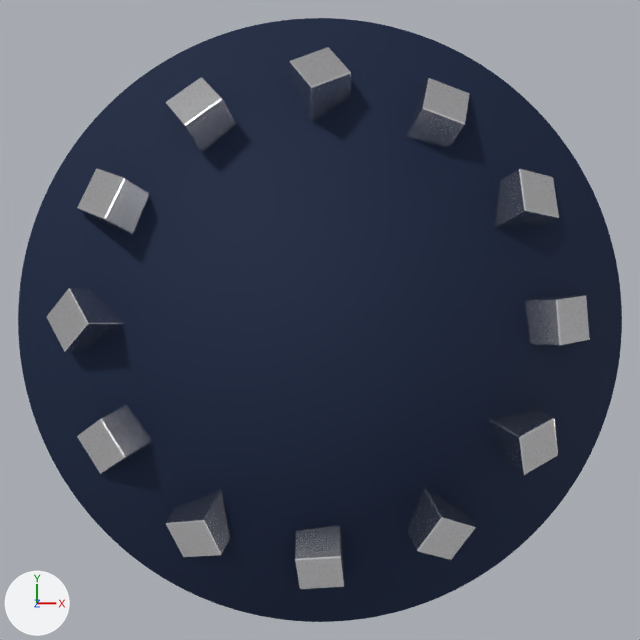
An edit to the Blender file watch-indices/watch_indices.blend, drawn before and after from the same camera.
Before and after are seen from the file's camera 'Camera'. Every picture has the same lights, and +X, +Y and +Z are marked at lower left. The picture after the commit comes second.

The first picture shows 'Dial', 'Index_01', 'Index_02', 'Index_03', 'Index_04', 'Index_05', 'Index_06', 'Index_07', 'Index_08', 'Index_09', 'Index_10', 'Index_11', 'Index_12'.
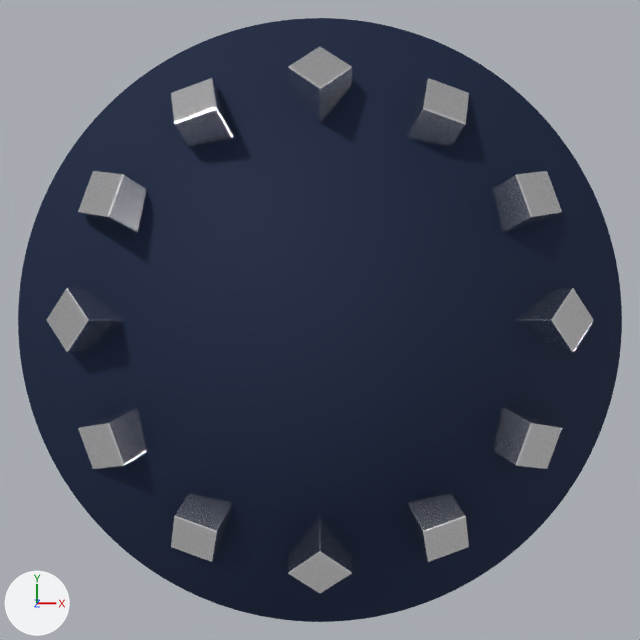
Patch to the scene script:
```diff
--- a/watch-indices/watch_indices.blend.py
+++ b/watch-indices/watch_indices.blend.py
@@ ob_index_12 @@
 ob_index_12.location = (0.0, 0.773, -0.01)
-ob_index_12.rotation_euler = (-0.549, 0.283, 0.428)  # degrees (-31, 16, 25)
+ob_index_12.rotation_euler = (-0.46, -0.418, -0.686)  # degrees (-26, -24, -39)
 _m = ob_index_12.modifiers.new('Bevel', 'BEVEL')
@@ ob_index_02 @@
 ob_index_02.location = (0.669, 0.386, -0.01)
-ob_index_02.rotation_euler = (-0.35, 0.512, -0.117)  # degrees (-20, 29, -6.7)
+ob_index_02.rotation_euler = (0.179, -0.587, -2.934)  # degrees (10, -34, -168)
 _m = ob_index_02.modifiers.new('Bevel', 'BEVEL')
@@ ob_index_03 @@
 ob_index_03.location = (0.773, 0.0, -0.01)
-ob_index_03.rotation_euler = (-0.608, 0.0652, -1.477)  # degrees (-35, 3.7, -85)
+ob_index_03.rotation_euler = (0.46, -0.418, 2.257)  # degrees (26, -24, 129)
 _m = ob_index_03.modifiers.new('Bevel', 'BEVEL')
@@ ob_index_04 @@
 ob_index_04.location = (0.669, -0.386, -0.01)
-ob_index_04.rotation_euler = (-0.436, 0.442, -1.352)  # degrees (-25, 25, -77)
+ob_index_04.rotation_euler = (0.595, -0.149, 1.263)  # degrees (34, -8.5, 72)
 _m = ob_index_04.modifiers.new('Bevel', 'BEVEL')
@@ ob_index_05 @@
 ob_index_05.location = (0.386, -0.669, -0.01)
-ob_index_05.rotation_euler = (-0.531, 0.317, -2.131)  # degrees (-30, 18, -122)
+ob_index_05.rotation_euler = (0.595, 0.149, 0.308)  # degrees (34, 8.5, 18)
 _m = ob_index_05.modifiers.new('Bevel', 'BEVEL')
@@ ob_index_06 @@
 ob_index_06.location = (0.0, -0.773, -0.01)
-ob_index_06.rotation_euler = (-0.609, 0.0522, -3.067)  # degrees (-35, 3, -176)
+ob_index_06.rotation_euler = (0.46, 0.418, -0.686)  # degrees (26, 24, -39)
 _m = ob_index_06.modifiers.new('Bevel', 'BEVEL')
@@ ob_index_07 @@
 ob_index_07.location = (-0.386, -0.669, -0.01)
-ob_index_07.rotation_euler = (-0.455, 0.423, -2.967)  # degrees (-26, 24, -170)
+ob_index_07.rotation_euler = (0.179, 0.587, -1.778)  # degrees (10, 34, -102)
 _m = ob_index_07.modifiers.new('Bevel', 'BEVEL')
@@ ob_index_08 @@
 ob_index_08.location = (-0.669, -0.386, -0.01)
-ob_index_08.rotation_euler = (-0.61, 0.0338, 2.143)  # degrees (-35, 1.9, 123)
+ob_index_08.rotation_euler = (-0.179, 0.587, -2.934)  # degrees (-10, 34, -168)
 _m = ob_index_08.modifiers.new('Bevel', 'BEVEL')
@@ ob_index_09 @@
 ob_index_09.location = (-0.773, 0.0, -0.01)
-ob_index_09.rotation_euler = (-0.498, 0.37, 2.157)  # degrees (-29, 21, 124)
+ob_index_09.rotation_euler = (-0.46, 0.418, 2.257)  # degrees (-26, 24, 129)
 _m = ob_index_09.modifiers.new('Bevel', 'BEVEL')
@@ ob_index_10 @@
 ob_index_10.location = (-0.669, 0.386, -0.01)
-ob_index_10.rotation_euler = (-0.608, 0.0629, 1.137)  # degrees (-35, 3.6, 65)
+ob_index_10.rotation_euler = (-0.595, 0.149, 1.263)  # degrees (-34, 8.5, 72)
 _m = ob_index_10.modifiers.new('Bevel', 'BEVEL')
@@ ob_index_11 @@
 ob_index_11.location = (-0.386, 0.669, -0.01)
-ob_index_11.rotation_euler = (-0.606, 0.0815, 0.641)  # degrees (-35, 4.7, 37)
+ob_index_11.rotation_euler = (-0.595, -0.149, 0.308)  # degrees (-34, -8.5, 18)
 _m = ob_index_11.modifiers.new('Bevel', 'BEVEL')
```

Boxes [x1, y1, x2, y2] around the edits, measured in the pictures (640 x 640 px):
'Index_05', turned
    before: [407, 488, 476, 560]
    after: [407, 493, 469, 562]
'Index_06', turned
    before: [295, 526, 345, 589]
    after: [288, 517, 352, 594]
'Index_03', turned
    before: [525, 295, 590, 346]
    after: [517, 288, 594, 352]
'Index_04', turned
    before: [490, 409, 558, 475]
    after: [493, 407, 562, 469]
'Index_07', turned
    before: [166, 490, 230, 557]
    after: [171, 493, 233, 562]
'Index_12', turned
    before: [289, 47, 351, 122]
    after: [288, 46, 352, 123]
'Index_02', turned
    before: [495, 169, 559, 228]
    after: [493, 171, 562, 233]
'Index_11', turned
    before: [165, 77, 236, 152]
    after: [171, 78, 233, 147]
'Index_08', turned
    before: [77, 405, 151, 474]
    after: [78, 407, 147, 469]
'Index_09', turned
    both: [46, 288, 123, 352]
'Index_10', turned
    before: [77, 168, 149, 234]
    after: [78, 171, 147, 233]
